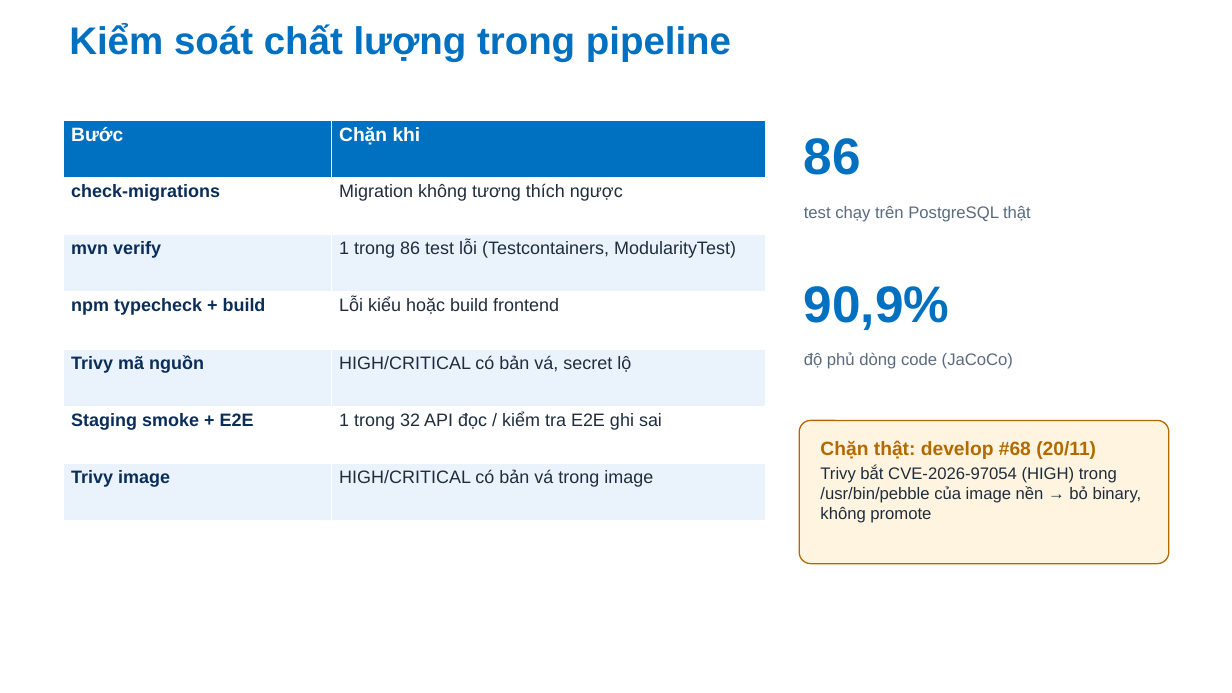
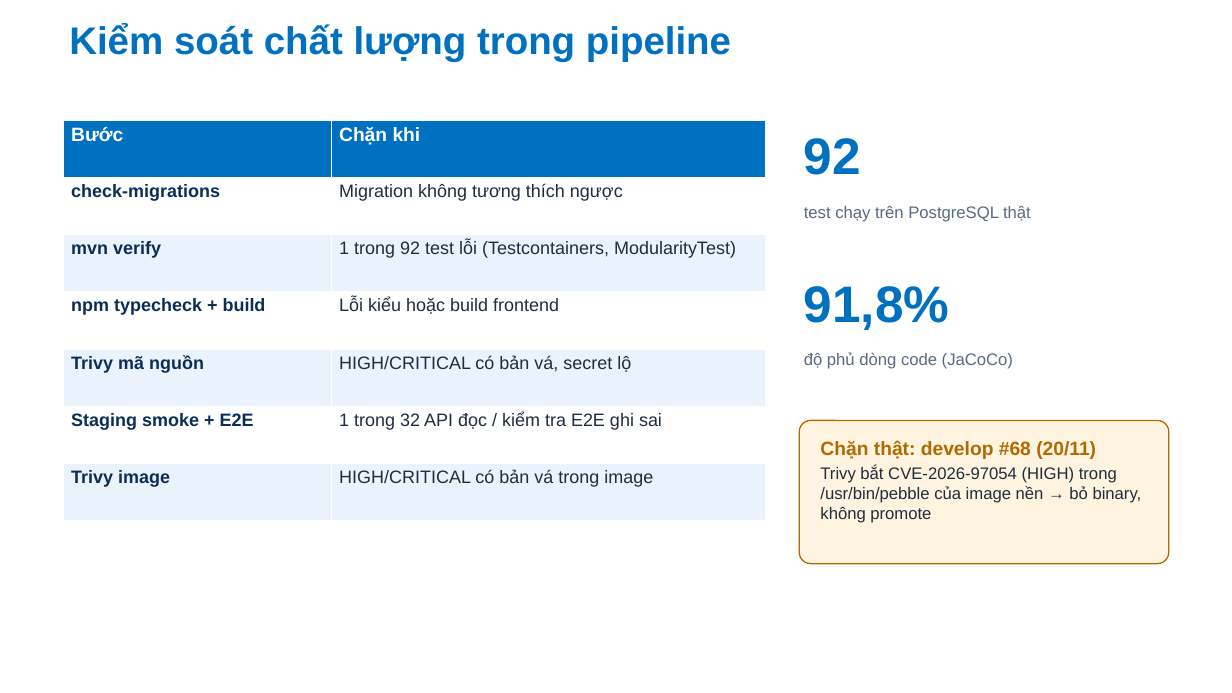
Before and after one commit to Anpham120/restaurant-management-system, a slide deck: slide 9 of docs/bao-cao/Slide_TrienKhaiPhanMem_AtlasRestaurant.pptx. Drawn at 1232x693 pixels with LibreOffice and Linux fonts; fonts in the diff are those of the drawing; background and template pictures are left out. Boxes give left, top, right and bottom in pixels: in the first picture for what was removed or moved away, otherwise in the second. Text is boxed around its words. In the diff, an @@ line names an element or a change of style, - is before the commit and + after.

```diff
--- a/docs/bao-cao/Slide_TrienKhaiPhanMem_AtlasRestaurant.pptx
+++ b/docs/bao-cao/Slide_TrienKhaiPhanMem_AtlasRestaurant.pptx
@@ table at bbox=[64, 120, 766, 521] @@
-row 3, column 2: 1 trong 86 test lỗi (Testcontainers, ModularityTest)
+row 3, column 2: 1 trong 92 test lỗi (Testcontainers, ModularityTest)
@@ text at bbox=[804, 138, 861, 175]: text changed @@
-86
+92
@@ text at bbox=[804, 286, 949, 330]: text changed @@
-90,9%
+91,8%
```
Also in this commit, not shown: 3 other slides changed, 4 other files.
